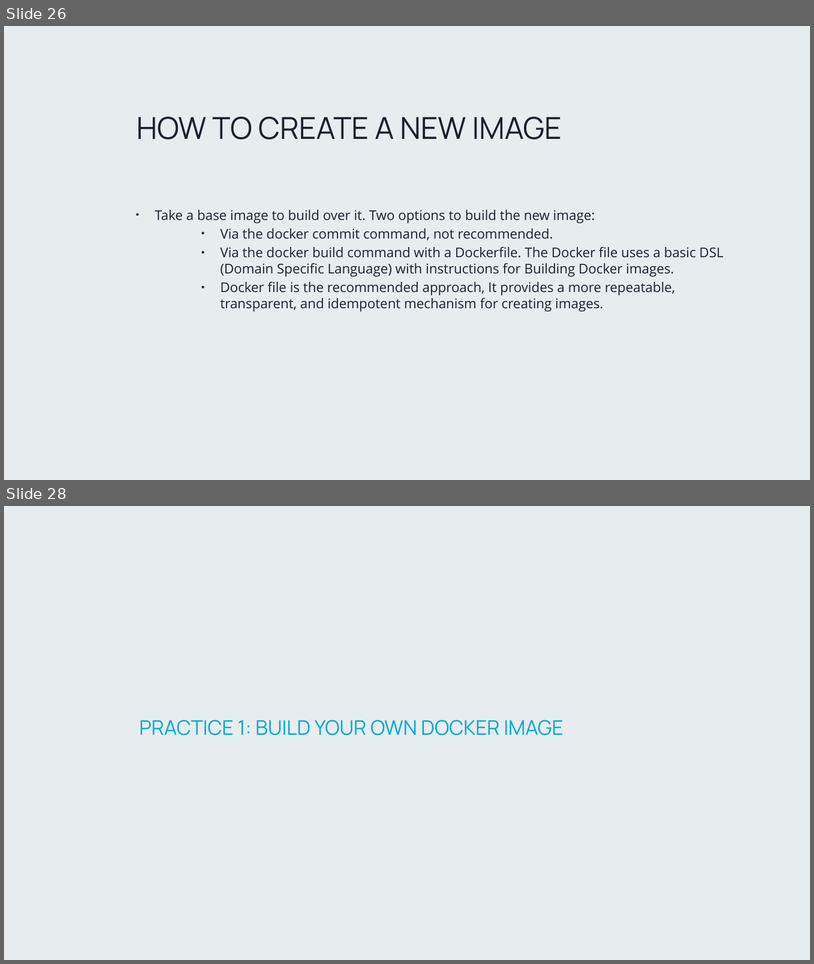
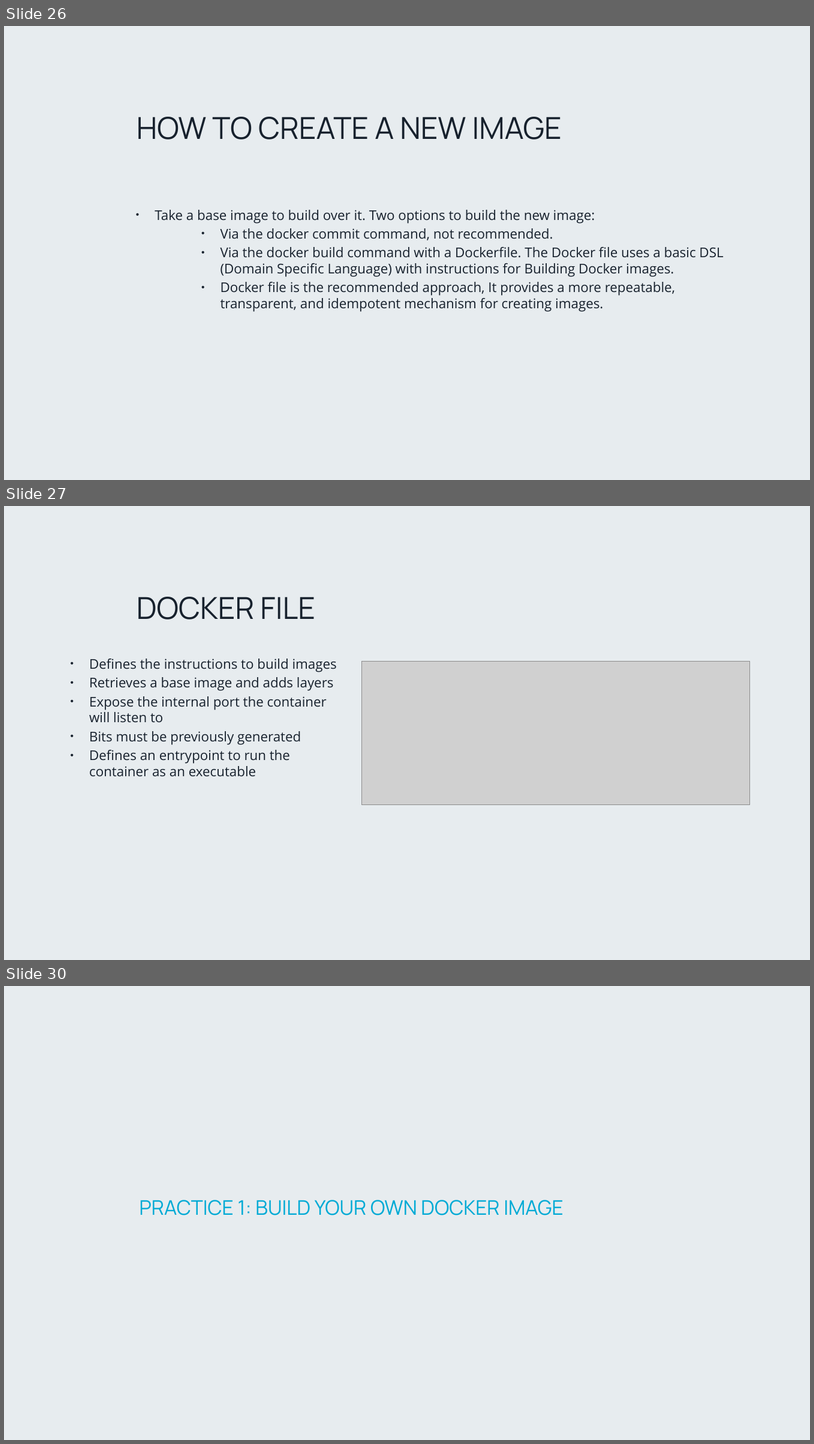
Before and after one commit to PlainConcepts/NetCore-Docker-Workshop, a slide deck: Docu/Microservices_day_1.pptx. Shown one above the other, each under a label of ours: slides 26 and 28 before the commit, slides 26, 27 and 30 after it; the slides between them are not shown. The pictures are 814x964 and 814x1444 pixels, drawn with LibreOffice and Linux fonts; fonts in the diff are those of the drawing; grey boxes stand for pictures; background and template pictures are left out. Boxes give left, top, right and bottom in pixels: in the first picture for what was removed or moved away, otherwise in the second. Text is boxed around its words. In the diff, an @@ line names an element or a change of style, - is before the commit and + after.

```diff
--- a/Docu/Microservices_day_1.pptx
+++ b/Docu/Microservices_day_1.pptx
@@ slide 27 added at (4,506,810,960), background picture (left out) @@
@@ title added at (137,597,315,619), 36 pt, text #17212D @@
+DOCKER FILE
@@ text added at (89,658,337,777), 16 pt, text #17212D @@
+• Defines the instructions to build images
+• Retrieves a base image and adds layers
+• Expose the internal port the container will listen to
+• Bits must be previously generated
+• Defines an entrypoint to run the container as an executable
@@ picture added at (362,661,750,804) @@
@@ what was slide 28 is now slide 30 @@
```
Also in this commit, not shown: 2 other slides added, 1 slide removed.
